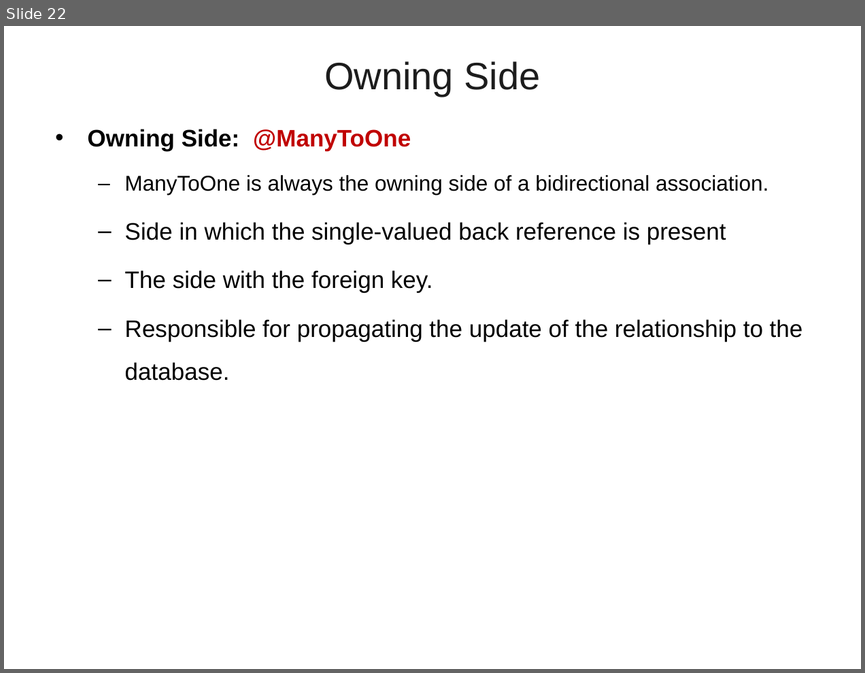
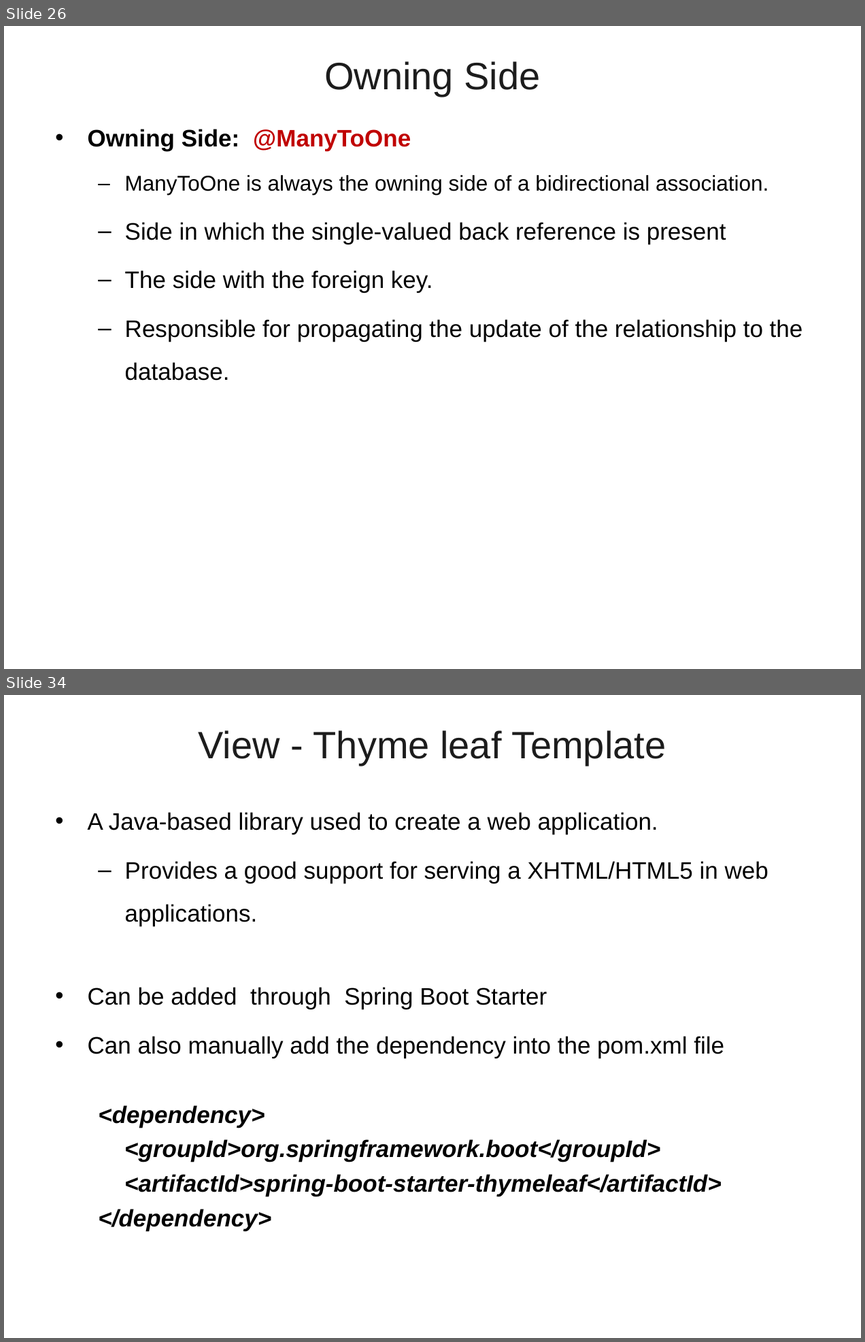
Before and after one commit to vatsanTraining/training_july_2023, a slide deck: Spring_JPA_Bajaj_Module02.ppt. Shown one above the other, each under a label of ours: slide 22 before the commit, slides 26 and 34 after it; the slides between them are not shown. The pictures are 865x673 and 865x1342 pixels, drawn with LibreOffice and Linux fonts; fonts in the diff are those of the drawing; background and template pictures are left out. Boxes give left, top, right and bottom in pixels: in the first picture for what was removed or moved away, otherwise in the second. Text is boxed around its words. In the diff, an @@ line names an element or a change of style, - is before the commit and + after.

```diff
--- a/Spring_JPA_Bajaj_Module02.ppt
+++ b/Spring_JPA_Bajaj_Module02.ppt
@@ slide 34 added at box(4, 695, 861, 1338), background picture (left out) @@
@@ title added at box(198, 730, 666, 766), 32 pt, text #1C1C1C @@
+View - Thyme leaf Template
@@ text added at box(88, 812, 768, 1231), 20 pt, text #000000 @@
+• A Java-based library used to create a web application.
+  – Provides a good support for serving a XHTML/HTML5 in web applications.
+• Can be added through Spring Boot Starter
+• Can also manually add the dependency into the pom.xml file
+  <dependency>
+  <groupId>org.springframework.boot</groupId>
+  <artifactId>spring-boot-starter-thymeleaf</artifactId>
+  </dependency>
@@ what was slide 22 is now slide 26 @@
```
Also in this commit, not shown: 27 other slides added.
